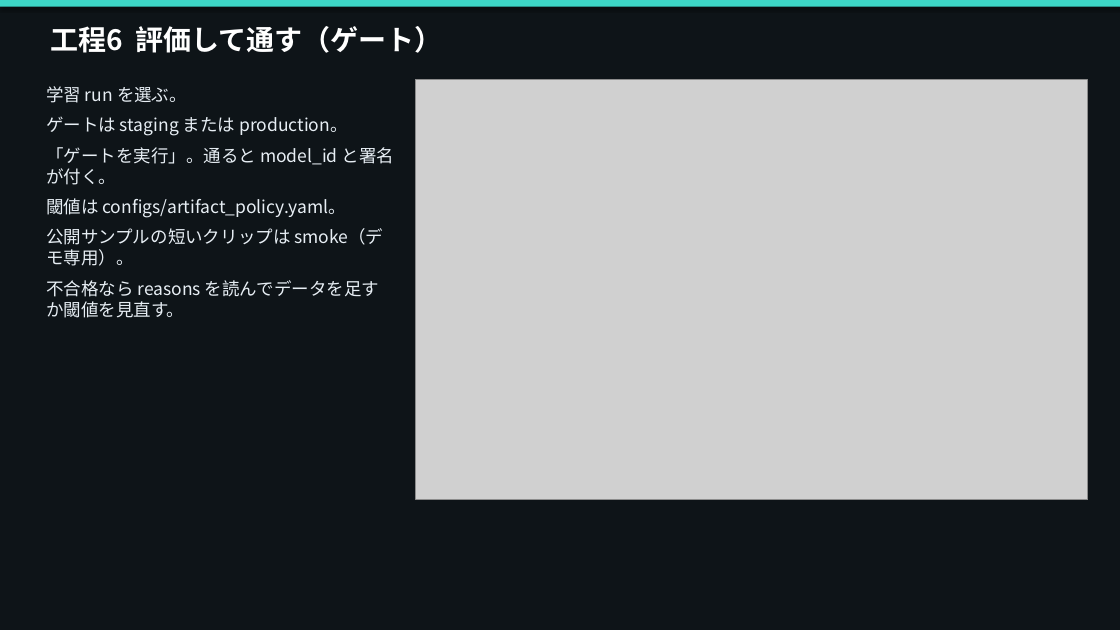
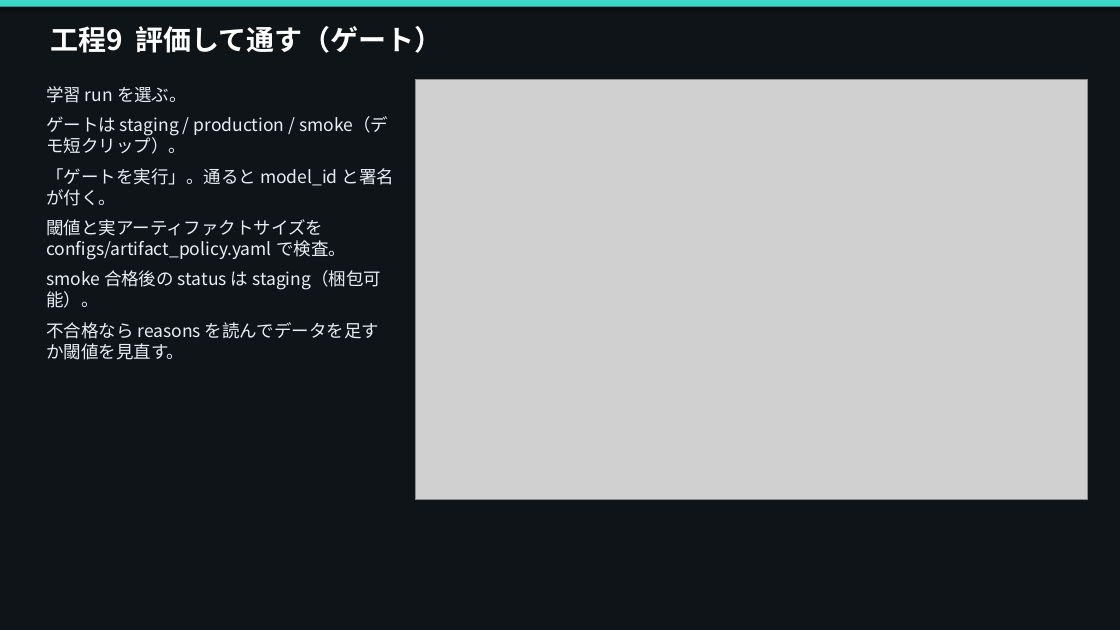
Before and after one commit to xeno1983/MLOPs_DEV, a slide deck: slide 19 of docs/procedure/UGV_MLOps_データ取込からデプロイ手順.pptx (slide 17 before the commit). Drawn at 1120x630 pixels with LibreOffice and Linux fonts; fonts in the diff are those of the drawing; grey boxes stand for pictures. Boxes give left, top, right and bottom in pixels: in the first picture for what was removed or moved away, otherwise in the second. Text is boxed around its words. In the diff, an @@ line names an element or a change of style, - is before the commit and + after.

```diff
--- a/docs/procedure/UGV_MLOps_データ取込からデプロイ手順.pptx
+++ b/docs/procedure/UGV_MLOps_データ取込からデプロイ手順.pptx
@@ text at <box>50,26,442,53</box>: text changed @@
-工程6 評価して通す（ゲート）
+工程9 評価して通す（ゲート）
@@ text at <box>46,116,388,154</box>: text changed @@
-ゲートは staging または production。
+ゲートは staging / production / smoke（デモ短クリップ）。
@@ text at <box>46,219,381,308</box>: text changed @@
-閾値は configs/artifact_policy.yaml。
-公開サンプルの短いクリップは smoke（デモ専用）。
+閾値と実アーティファクトサイズを configs/artifact_policy.yaml で検査。
+smoke 合格後の status は staging（梱包可能）。
```
Also in this commit, not shown: 15 other slides changed, 3 slides added, 1 slide removed, 40 other files.
